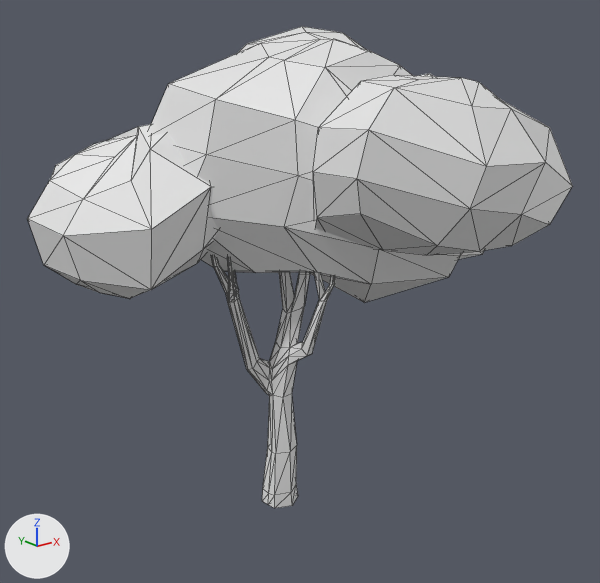
What one commit did to the glTF model terrarium/public/assets/tree.glb.
One viewpoint serves both versions: a 50 mm camera at (-8.38, -13.96, 11.12) aimed at (1.97, -1.02, 5.95). The axes (+X, +Y, +Z) are drawn at lower left. The lights are the same throughout. Mesh edges are drawn as thin lines. Where no turn or scale is listed for an object, it has been applied to the vertices. Vertices at the same position are counted once.

The first picture shows 'leaf', 'trunk'.
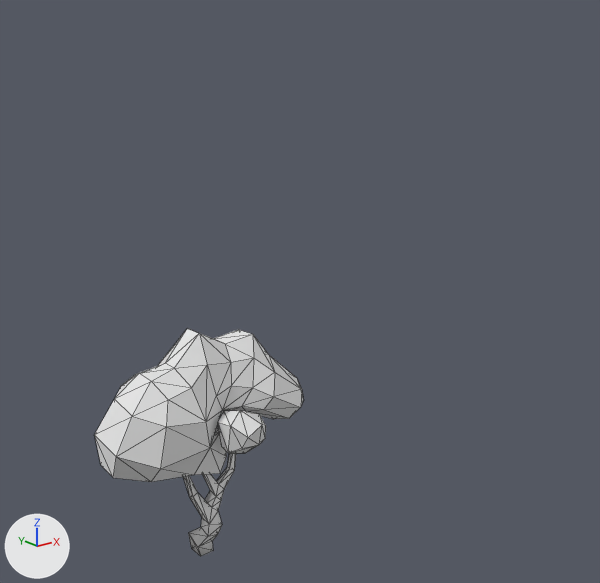
The change in detail:
me_mesh_1 is used by ob_trunk; parent ob_tree; location (-15.52, -14.68, -294.6); rotation (0.0, 0.0, 0.11), in degrees (0, 0, 6.3); scale (1.47, 1.48, 2.16).
me_mesh_1 had 210 vertices, 416 faces and spanned x -80.0..47.0, y -106.0..78.0, z -99.0..205.0.
me_mesh_1 now has 180 vertices, 356 faces and spans x -2.0..2.0, y -1.0..1.0, z 0.0..4.0.
me_mesh_1 part 1: 210 vertices removed from x -80.0..47.0, y -106.0..78.0, z -99.0..205.0; 180 vertices added at x -2.0..2.0, y -1.0..1.0, z 0.0..4.0.
me_mesh_1 part 2: the surface is now shaded smooth.
Mesh me_cube_002 is new.
It has 100 vertices, 192 faces and spans x -1.08..3.8, y -1.25..1.2, z -0.7..2.48.
Object 'leaf' (ob_leaf) is deleted.
In object 'trunk' (ob_trunk), parent is no longer ob_tree.
Object 'trunk' (ob_trunk) turns from (0, 0, 6.3) to (0, 0, 0) degrees about x, y and z.
Object 'trunk' (ob_trunk) is rescaled from (1.47, 1.48, 2.16) to (1.0, 1.0, 1.0).
Object 'trunk' (ob_trunk) moves from (-15.52, -14.68, -294.6) to (0.0, 0.0, 0.0).
Object 'foliage' (ob_foliage) is new; it shows me_cube_002.
Its location is (-0.99, 0.0, 2.61).

Boxes (x1, y1, x2, y2) around the edits, measured in the pictures (600 x 583 px; the box of a moved part takes in the faces that stretch with it):
'leaf', deleted: before (27, 26, 572, 303)
'foliage', added: after (95, 328, 303, 482)
'trunk', reshaped, moved, turned, rescaled: before (211, 257, 335, 508); after (183, 427, 236, 556)
part 1 of me_mesh_1, moved or reshaped: before (211, 257, 335, 508); after (183, 427, 236, 556)
